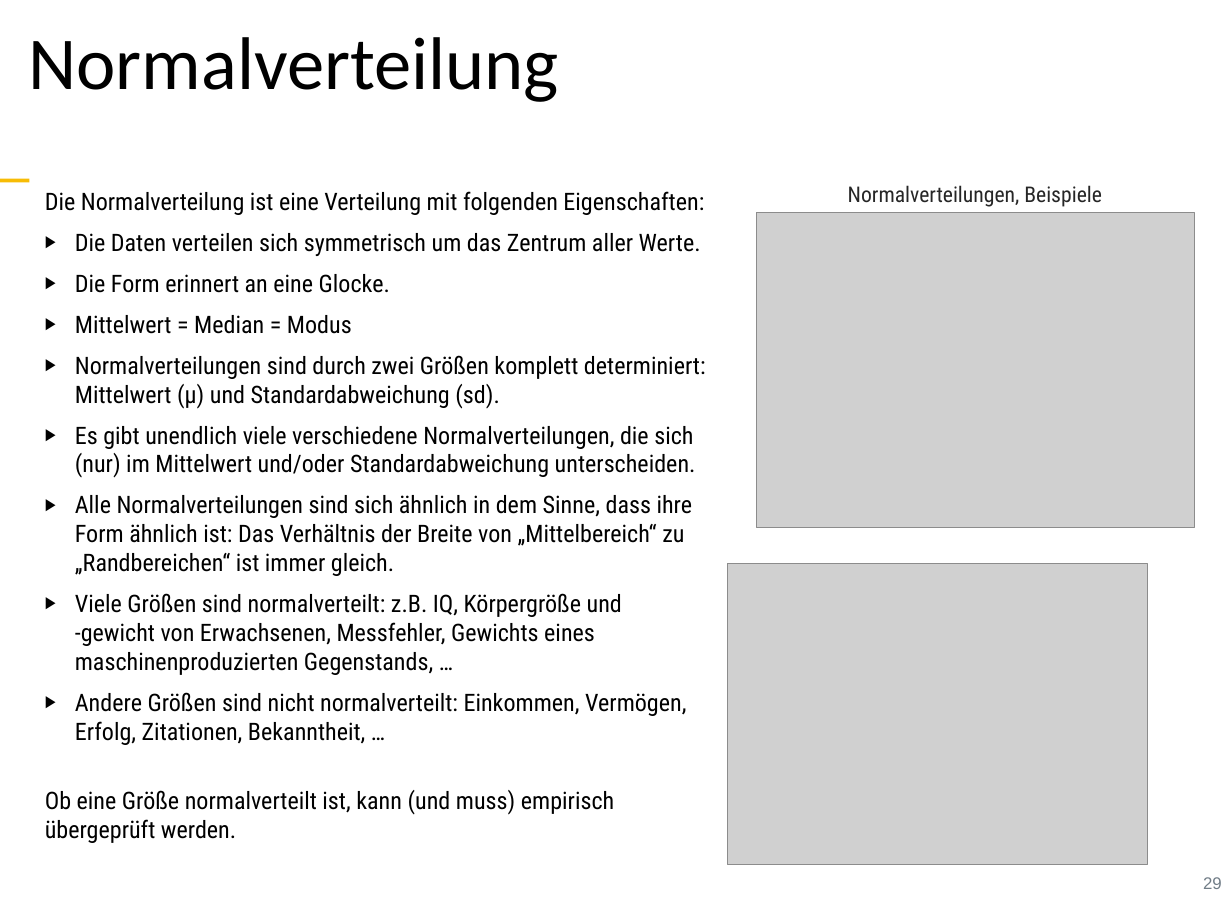
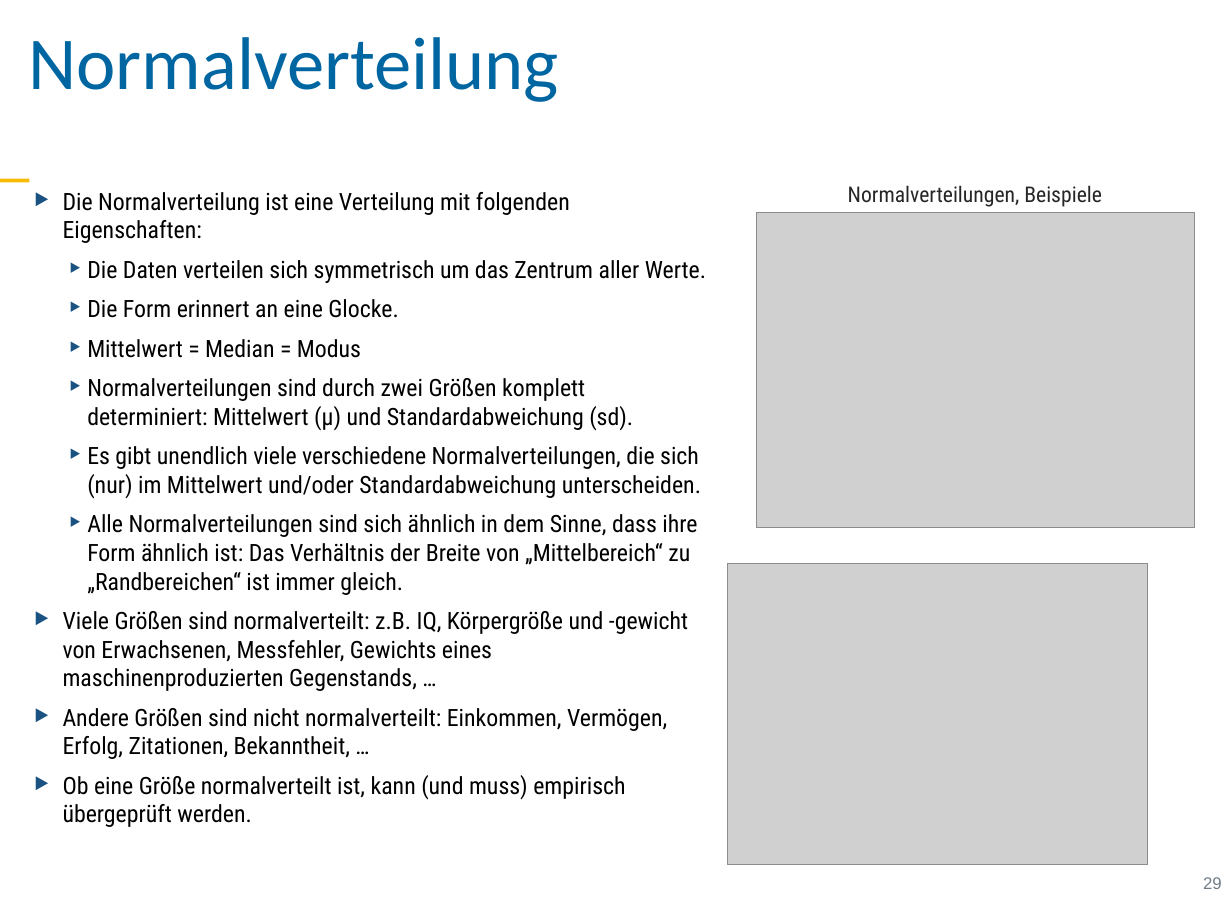
Before and after one commit to sebastiansauer/vorhersagemodellierung, a slide deck: slide 29 of Skript-Folien/QM1-Thema04.pptx. Drawn at 1232x924 pixels with LibreOffice and Linux fonts; fonts in the diff are those of the drawing; grey boxes stand for pictures. Boxes give left, top, right and bottom in pixels: in the first picture for what was removed or moved away, otherwise in the second. Text is boxed around its words. In the diff, an @@ line names an element or a change of style, - is before the commit and + after.

```diff
--- a/Skript-Folien/QM1-Thema04.pptx
+++ b/Skript-Folien/QM1-Thema04.pptx
@@ text "Normalverteilung" at (28,37,559,102): indent changed @@
@@ text "Die Normalverteilung ist eine Verteilung ..." at (63,192,706,827): size 20 to 19.8 pt; bullet none to ‣; less space between paragraphs; bullet ▶︎ to ‣; list level 1 to 2 in "Die Daten verteilen sich symmetrisch ..."; bullet colour #2066A3 to #1A5282; list level 1 to 2 in "Die Form erinnert an eine ..."; list level 1 to 2 in "Mittelwert = Median = Modus"; list level 1 to 2 in "Normalverteilungen sind durch zwei Größen ..."; list level 1 to 2 in "Es gibt unendlich viele verschiedene ..."; list level 1 to 2 in "Alle Normalverteilungen sind sich ähnlich ..." @@
```
Also in this commit, not shown: 36 other slides changed, 1 slide added, 1 slide removed, 2 other files.
